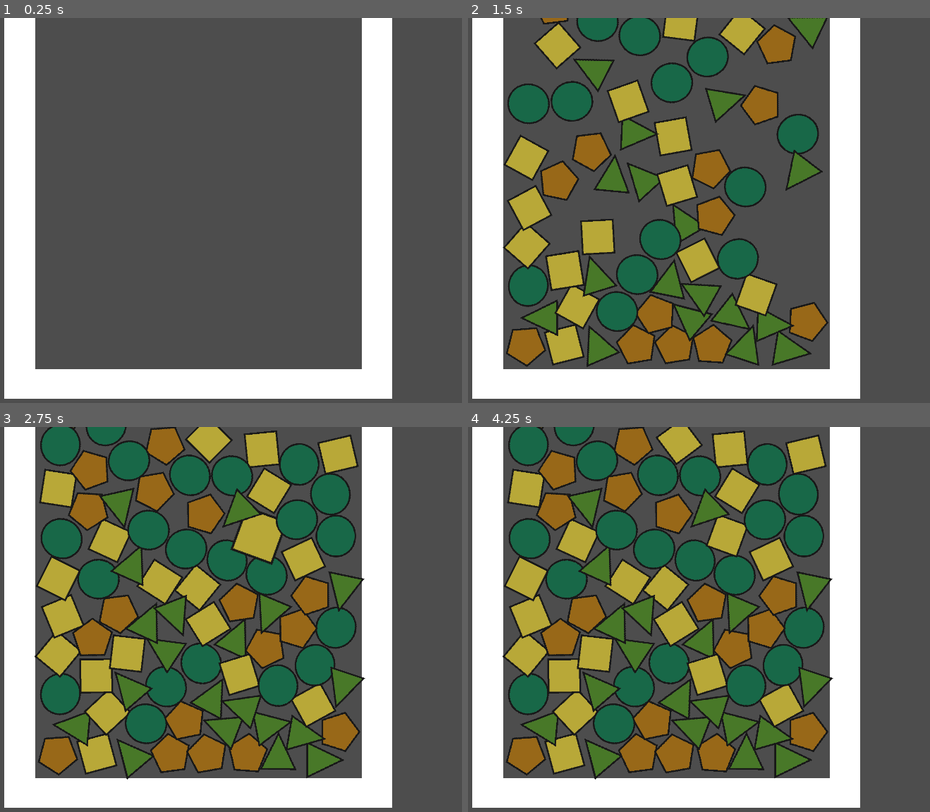
Above: before the commit, frames 1-4 (two rows, left to right).
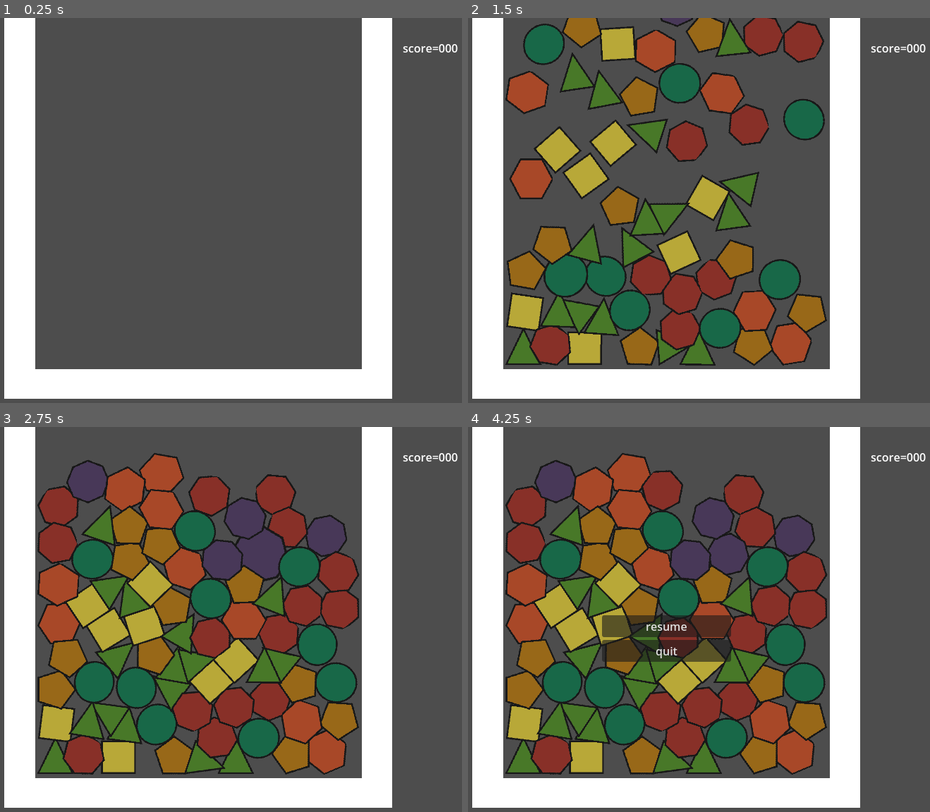
Above: after the commit, the same moments.

Repository: G-U-T-S/theana_jam
Game: Godot game, scene res://Scenes/main.tscn
Same seed, same stepped clock (60 frames per second), same inputs: the game is played once before the commit and once after it.
Inputs (mouse positions are in pixels of both pictures, inside the frame that each line leads up to):
- Up to frame 1 (0.25 s): no input
- Up to frame 2 (1.5 s): move the mouse to (791, 206) at 0.52 s; press the mouse at (791, 206) at 0.53 s; move the mouse to (551, 249) at 1.27 s; release the mouse at (551, 249) at 1.28 s; click (551, 249) at 1.35 s
- Up to frame 3 (2.75 s): move the mouse to (254, 546) at 2.02 s; press the mouse at (254, 546) at 2.03 s
- Up to frame 4 (4.25 s): move the mouse to (638, 723) at 2.77 s; release the mouse at (638, 723) at 2.78 s; click (638, 723) at 2.85 s; move the mouse to (837, 700) at 3.52 s; press the mouse at (837, 700) at 3.53 s; tap Escape (Pause, bound only after the commit) at 4.15 s

The runs differ from the first frame. In frame 1, 0.1% of the frame differs, in the area x 87-100%, y 6-9%; in frame 2, 43%; in frame 3, 53%, in the area x 7-100%, y 0-92%; in frame 4, 53%.

Commit message:
a

Diff:
--- /dev/null
+++ b/Scenes/game_manager.tscn
@@ -0,0 +1,34 @@
+[gd_scene format=3 uid="uid://3naaylfy23ik"]
+
+[node name="Gamemanager" type="Node"]
+
+[node name="CanvasLayer" type="CanvasLayer" parent="."]
+
+[node name="Panel" type="Panel" parent="CanvasLayer"]
+anchors_preset = 15
+anchor_right = 1.0
+anchor_bottom = 1.0
+grow_horizontal = 2
+grow_vertical = 2
+
+[node name="VBoxContainer" type="VBoxContainer" parent="CanvasLayer/Panel"]
+layout_mode = 1
+anchors_preset = 8
+anchor_left = 0.5
+anchor_top = 0.5
+anchor_right = 0.5
+anchor_bottom = 0.5
+offset_left = -151.0
+offset_top = -57.0
+offset_right = 151.0
+offset_bottom = 33.0
+grow_horizontal = 2
+grow_vertical = 2
+
+[node name="resume" type="Button" parent="CanvasLayer/Panel/VBoxContainer"]
+layout_mode = 2
+text = "resume"
+
+[node name="quit" type="Button" parent="CanvasLayer/Panel/VBoxContainer"]
+layout_mode = 2
+text = "quit"
--- /dev/null
+++ b/Scenes/heptágono.tscn
@@ -0,0 +1,23 @@
+[gd_scene load_steps=3 format=3 uid="uid://xw562os2f02"]
+
+[ext_resource type="Script" path="res://Scripts/triangle_shape.gd" id="1_woj4k"]
+[ext_resource type="Texture2D" uid="uid://dmmeser0eprlx" path="res://shape_atlas.svg" id="2_ukotg"]
+
+[node name="hexagon_shape" type="RigidBody2D" node_paths=PackedStringArray("texture")]
+collision_layer = 2
+collision_mask = 3
+script = ExtResource("1_woj4k")
+type = "triangle"
+texture = NodePath("sprite")
+
+[node name="sprite" type="Sprite2D" parent="."]
+position = Vector2(0, -7)
+scale = Vector2(0.6, 0.6)
+texture = ExtResource("2_ukotg")
+region_enabled = true
+region_rect = Rect2(147, 160, 100, 103)
+
+[node name="CollisionPolygon2D" type="CollisionPolygon2D" parent="."]
+position = Vector2(2, -21)
+scale = Vector2(1.625, 0.695652)
+polygon = PackedVector2Array(0, -20.125, 13.5385, -4.3125, 16.6154, 30.1875, 7.38462, 56.0625, -7.38462, 56.0625, -16.6154, 30.1875, -12.9231, -5.75)
--- /dev/null
+++ b/Scenes/hexagon.tscn
@@ -0,0 +1,23 @@
+[gd_scene load_steps=3 format=3 uid="uid://dtob388vdlp8d"]
+
+[ext_resource type="Script" path="res://Scripts/triangle_shape.gd" id="1_wvd4s"]
+[ext_resource type="Texture2D" uid="uid://dmmeser0eprlx" path="res://shape_atlas.svg" id="2_1k43e"]
+
+[node name="hexagon_shape" type="RigidBody2D" node_paths=PackedStringArray("texture")]
+collision_layer = 2
+collision_mask = 3
+script = ExtResource("1_wvd4s")
+type = "triangle"
+texture = NodePath("sprite")
+
+[node name="sprite" type="Sprite2D" parent="."]
+position = Vector2(0, -7)
+scale = Vector2(0.6, 0.6)
+texture = ExtResource("2_1k43e")
+region_enabled = true
+region_rect = Rect2(25, 160, 100, 103)
+
+[node name="CollisionPolygon2D" type="CollisionPolygon2D" parent="."]
+position = Vector2(2, -21)
+scale = Vector2(1.625, 0.695652)
+polygon = PackedVector2Array(-0.615385, -21.5625, 16, -4.3125, 16, 37.375, 0, 60.375, -16.6154, 40.25, -16.6154, -1.4375)
--- a/Scenes/main.tscn
+++ b/Scenes/main.tscn
@@ -1,8 +1,13 @@
-[gd_scene load_steps=7 format=3 uid="uid://wsp10vf61bd2"]
+[gd_scene load_steps=11 format=3 uid="uid://wsp10vf61bd2"]
 
 [ext_resource type="Script" path="res://Scripts/main.gd" id="1_bb2fb"]
+[ext_resource type="Script" path="res://Scripts/gamemanager.gd" id="2_dp651"]
+[ext_resource type="PackedScene" uid="uid://dg2mqdarr2vl8" path="res://Scenes/pause_menu.tscn" id="2_hpedm"]
 [ext_resource type="PackedScene" uid="uid://caxa8h1vq18p7" path="res://Scenes/shape_spawn.tscn" id="2_mwrq7"]
 [ext_resource type="PackedScene" uid="uid://d3pduo0ucbtfo" path="res://Scenes/mouse_entity.tscn" id="3_sxctf"]
+[ext_resource type="Script" path="res://Scripts/pause_menu.gd" id="4_fpjcm"]
+
+[sub_resource type="LabelSettings" id="LabelSettings_ntec3"]
 
 [sub_resource type="RectangleShape2D" id="RectangleShape2D_x5ne8"]
 size = Vector2(50, 1013.5)
@@ -15,6 +20,60 @@
 
 [node name="main" type="Node2D"]
 script = ExtResource("1_bb2fb")
+
+[node name="Gamemanager" type="Node" parent="."]
+process_mode = 3
+script = ExtResource("2_dp651")
+
+[node name="CanvasLayer" type="CanvasLayer" parent="Gamemanager"]
+process_mode = 3
+
+[node name="pause" parent="Gamemanager/CanvasLayer" instance=ExtResource("2_hpedm")]
+process_mode = 3
+anchors_preset = 8
+anchor_left = 0.5
+anchor_top = 0.5
+anchor_right = 0.5
+anchor_bottom = 0.5
+script = ExtResource("4_fpjcm")
+
+[node name="Panel" type="Panel" parent="Gamemanager/CanvasLayer/pause"]
+layout_mode = 1
+anchors_preset = 15
+anchor_right = 1.0
+anchor_bottom = 1.0
+grow_horizontal = 2
+grow_vertical = 2
+
+[node name="VBoxContainer" type="VBoxContainer" parent="Gamemanager/CanvasLayer/pause/Panel"]
+layout_mode = 1
+anchors_preset = 8
+anchor_left = 0.5
+anchor_top = 0.5
+anchor_right = 0.5
+anchor_bottom = 0.5
+offset_left = -91.5
+offset_top = -20.0
+offset_right = 91.5
+offset_bottom = 20.0
+grow_horizontal = 2
+grow_vertical = 2
+
+[node name="resume" type="Button" parent="Gamemanager/CanvasLayer/pause/Panel/VBoxContainer"]
+layout_mode = 2
+text = "resume"
+
+[node name="quit" type="Button" parent="Gamemanager/CanvasLayer/pause/Panel/VBoxContainer"]
+layout_mode = 2
+text = "quit"
+
+[node name="scorelabel" type="Label" parent="Gamemanager/CanvasLayer"]
+offset_left = 690.0
+offset_top = 31.0
+offset_right = 779.0
+offset_bottom = 73.0
+text = "score=000"
+label_settings = SubResource("LabelSettings_ntec3")
 
 [node name="wall_1" type="StaticBody2D" parent="."]
 position = Vector2(150, 240)
@@ -60,3 +119,6 @@
 
 [node name="mouse_entity" parent="." instance=ExtResource("3_sxctf")]
 unique_name_in_owner = true
+
+[connection signal="pressed" from="Gamemanager/CanvasLayer/pause/Panel/VBoxContainer/resume" to="Gamemanager/CanvasLayer/pause" method="_on_resume_pressed"]
+[connection signal="pressed" from="Gamemanager/CanvasLayer/pause/Panel/VBoxContainer/quit" to="Gamemanager/CanvasLayer/pause" method="_on_quit_pressed"]
--- /dev/null
+++ b/Scenes/octógono.tscn
@@ -0,0 +1,23 @@
+[gd_scene load_steps=3 format=3 uid="uid://b3067uon04nut"]
+
+[ext_resource type="Script" path="res://Scripts/triangle_shape.gd" id="1_urnuy"]
+[ext_resource type="Texture2D" uid="uid://dmmeser0eprlx" path="res://shape_atlas.svg" id="2_djbwa"]
+
+[node name="hexagon_shape" type="RigidBody2D" node_paths=PackedStringArray("texture")]
+collision_layer = 2
+collision_mask = 3
+script = ExtResource("1_urnuy")
+type = "triangle"
+texture = NodePath("sprite")
+
+[node name="sprite" type="Sprite2D" parent="."]
+position = Vector2(0, -7)
+scale = Vector2(0.6, 0.6)
+texture = ExtResource("2_djbwa")
+region_enabled = true
+region_rect = Rect2(270, 160, 105, 103)
+
+[node name="CollisionPolygon2D" type="CollisionPolygon2D" parent="."]
+position = Vector2(2, -21)
+scale = Vector2(1.625, 0.695652)
+polygon = PackedVector2Array(-1.23077, -21.5625, 11.0769, -8.625, 16.6154, 18.6875, 11.0769, 48.875, -1.23077, 60.375, -14.1538, 48.875, -19.0769, 18.6875, -14.1538, -8.625)
--- /dev/null
+++ b/Scenes/pause_menu.tscn
@@ -0,0 +1,29 @@
+[gd_scene load_steps=2 format=3 uid="uid://dg2mqdarr2vl8"]
+
+[sub_resource type="GDScript" id="GDScript_2822b"]
+script/source = "extends Control
+class_name Pausar
+
+
+# Called when the node enters the scene tree for the first time.
+func _ready() -> void:
+	pass # Replace with function body.
+
+
+# Called every frame. 'delta' is the elapsed time since the previous frame.
+func _process(delta: float) -> void:
+	pass
+
+
+func _on_resume_pressed() -> void:
+	pass # Replace with function body.
+"
+
+[node name="pause" type="Control"]
+layout_mode = 3
+anchors_preset = 15
+anchor_right = 1.0
+anchor_bottom = 1.0
+grow_horizontal = 2
+grow_vertical = 2
+script = SubResource("GDScript_2822b")
--- a/Scenes/pentagon_shape.tscn
+++ b/Scenes/pentagon_shape.tscn
@@ -1,10 +1,7 @@
-[gd_scene load_steps=4 format=3 uid="uid://05g5im37gchh"]
+[gd_scene load_steps=3 format=3 uid="uid://05g5im37gchh"]
 
 [ext_resource type="Script" path="res://Scripts/pentagon_shape.gd" id="1_umoc4"]
 [ext_resource type="Texture2D" uid="uid://dmmeser0eprlx" path="res://shape_atlas.svg" id="2_aqroq"]
-
-[sub_resource type="CircleShape2D" id="CircleShape2D_2t8gb"]
-radius = 26.0
 
 [node name="pentagon_shape" type="RigidBody2D" node_paths=PackedStringArray("texture")]
 collision_layer = 2
@@ -20,6 +17,6 @@
 region_enabled = true
 region_rect = Rect2(380, 31, 96, 92)
 
-[node name="CollisionPolygon2D" type="CollisionShape2D" parent="."]
-position = Vector2(0, 1)
-shape = SubResource("CircleShape2D_2t8gb")
+[node name="CollisionPolygon2D" type="CollisionPolygon2D" parent="."]
+scale = Vector2(2.80666, 3.23882)
+polygon = PackedVector2Array(0, -8.33638, 9.26369, -2.47004, 5.70073, 7.10136, -5.70073, 7.10136, -9.26369, -2.47004)
--- a/Scenes/square_shape.tscn
+++ b/Scenes/square_shape.tscn
@@ -3,8 +3,8 @@
 [ext_resource type="Script" path="res://Scripts/square.gd" id="1_vcdq5"]
 [ext_resource type="Texture2D" uid="uid://dmmeser0eprlx" path="res://shape_atlas.svg" id="2_0alla"]
 
-[sub_resource type="CircleShape2D" id="CircleShape2D_a0cnj"]
-radius = 27.0185
+[sub_resource type="RectangleShape2D" id="RectangleShape2D_o6uv1"]
+size = Vector2(44, 46)
 
 [node name="square_shape" type="RigidBody2D" node_paths=PackedStringArray("texture")]
 collision_layer = 2
@@ -20,4 +20,4 @@
 region_rect = Rect2(262, 42, 80, 83)
 
 [node name="collision" type="CollisionShape2D" parent="."]
-shape = SubResource("CircleShape2D_a0cnj")
+shape = SubResource("RectangleShape2D_o6uv1")
--- a/Scenes/triangle_shape.tscn
+++ b/Scenes/triangle_shape.tscn
@@ -1,11 +1,7 @@
-[gd_scene load_steps=4 format=3 uid="uid://b8d8dhv6pw8ul"]
+[gd_scene load_steps=3 format=3 uid="uid://b8d8dhv6pw8ul"]
 
 [ext_resource type="Script" path="res://Scripts/triangle_shape.gd" id="1_1lgki"]
 [ext_resource type="Texture2D" uid="uid://dmmeser0eprlx" path="res://shape_atlas.svg" id="2_vmlm2"]
-
-[sub_resource type="CapsuleShape2D" id="CapsuleShape2D_vuypl"]
-radius = 18.0
-height = 50.0
 
 [node name="triangle_shape" type="RigidBody2D" node_paths=PackedStringArray("texture")]
 collision_layer = 2
@@ -21,6 +17,7 @@
 region_enabled = true
 region_rect = Rect2(147, 36, 88, 90)
 
-[node name="CollisionPolygon2D" type="CollisionShape2D" parent="."]
-position = Vector2(0, -1)
-shape = SubResource("CapsuleShape2D_vuypl")
+[node name="CollisionPolygon2D" type="CollisionPolygon2D" parent="."]
+position = Vector2(1, -5)
+scale = Vector2(3.62964, 3.05625)
+polygon = PackedVector2Array(-0.275509, -7.85276, 6.06121, 7.52556, -6.61223, 7.52556)
--- /dev/null
+++ b/Scripts/gamemanager.gd
@@ -0,0 +1,36 @@
+extends Node
+class_name GameManager
+@onready var pause: Pause = $CanvasLayer/pause
+@onready var scorelabel: Label = $CanvasLayer/scorelabel
+
+@export var score: int= 0
+
+func add_score():
+	pass
+
+
+var is_paused:bool=false
+# Called when the node enters the scene tree for the first time.
+func _ready() -> void:
+	pass
+#funcs para pausar o jogo
+func _input(event):
+	if event.is_action_pressed("Pause"):
+		swap_state()
+
+func swap_state():
+	if not pause.visible:
+		pause.show()
+		get_tree().paused=true
+	else:
+		get_tree().paused=false
+		pause.hide()
+		is_paused=true
+
+
+
+
+
+# Called every frame. 'delta' is the elapsed time since the previous frame.
+func _process(_delta: float) -> void:
+	pass
--- a/Scripts/main.gd
+++ b/Scripts/main.gd
@@ -2,8 +2,11 @@
 
 @onready var shape_spawn: ShapeSpawn = %shape_spawn
 @onready var mouse_entity: MouseEntity = %mouse_entity
+@onready var scorelabel: Label = $Gamemanager/CanvasLayer/scorelabel
 
-var min_shapes_quantity: int = 80
+@onready var score: int =0
+#diminui o numero minimo de shapes por que eles estavão entrando um no outro graças a uns ajustes de colisão que fiz
+var min_shapes_quantity: int = 76
 var current_selected_shapes: Array[BaseShape] = []
 var current_shape_type: String = ""
 var min_combo: int = 3
@@ -19,6 +22,8 @@
 
 # BUG acho que e problema da godot, a fisica so atualiza
 # quando ha o primeiro contato entre as formas BUG
+func _ready() -> void:
+	Input.mouse_mode=Input.MOUSE_MODE_CONFINED
 
 
 func _process(_delta: float) -> void:
@@ -74,8 +79,15 @@
 		for shape in current_selected_shapes:
 			if current_selected_shapes.size() >= min_combo:
 				shape.queue_free()
+				score +=50
+				print(score)
+				add_score()
 			else:
 				shape.deflate()
 
 		current_selected_shapes.clear()
 		current_shape_type = ""
+func add_score():
+	pass
+	scorelabel.text= "score: %d" %score
+	# o %d é um formato de especificação para os valores Int
--- /dev/null
+++ b/Scripts/pause_menu.gd
@@ -0,0 +1,23 @@
+extends Control
+class_name Pause
+
+
+# Called when the node enters the scene tree for the first time.
+func _ready() -> void:
+	hide()
+
+
+
+# Called every frame. 'delta' is the elapsed time since the previous frame.
+func _process(delta: float) -> void:
+	pass
+
+
+
+func _on_resume_pressed() -> void:
+	get_tree().paused=false
+	hide()
+
+
+func _on_quit_pressed() -> void:
+	get_tree().quit()
--- a/Scripts/shape_spawn.gd
+++ b/Scripts/shape_spawn.gd
@@ -7,7 +7,10 @@
 	"circle": load("res://Scenes/circle_shape.tscn"),
 	"triangle": load("res://Scenes/triangle_shape.tscn"),
 	"square": load("res://Scenes/square_shape.tscn"),
-	"pentagon": load("res://Scenes/pentagon_shape.tscn")
+	"pentagon": load("res://Scenes/pentagon_shape.tscn"),
+	"hexagon": load("res://Scenes/hexagon.tscn"),
+	"heptágono": load("res://Scenes/heptágono.tscn"),
+	"octógono": load("res://Scenes/octógono.tscn")
 }
 
 
--- a/project.godot
+++ b/project.godot
@@ -33,6 +33,11 @@
 "events": [Object(InputEventMouseButton,"resource_local_to_scene":false,"resource_name":"","device":-1,"window_id":0,"a …(276 unchanged characters)…
 ]
 }
+Pause={
+"deadzone": 0.5,
+"events": [Object(InputEventKey,"resource_local_to_scene":false,"resource_name":"","device":-1,"window_id":0,"alt_pressed":false,"shift_pressed":false,"ctrl_pressed":false,"meta_pressed":false,"pressed":false,"keycode":0,"physical_keycode":4194305,"key_label":0,"unicode":0,"location":0,"echo":false,"script":null)
+]
+}
 
 [layer_names]
 
